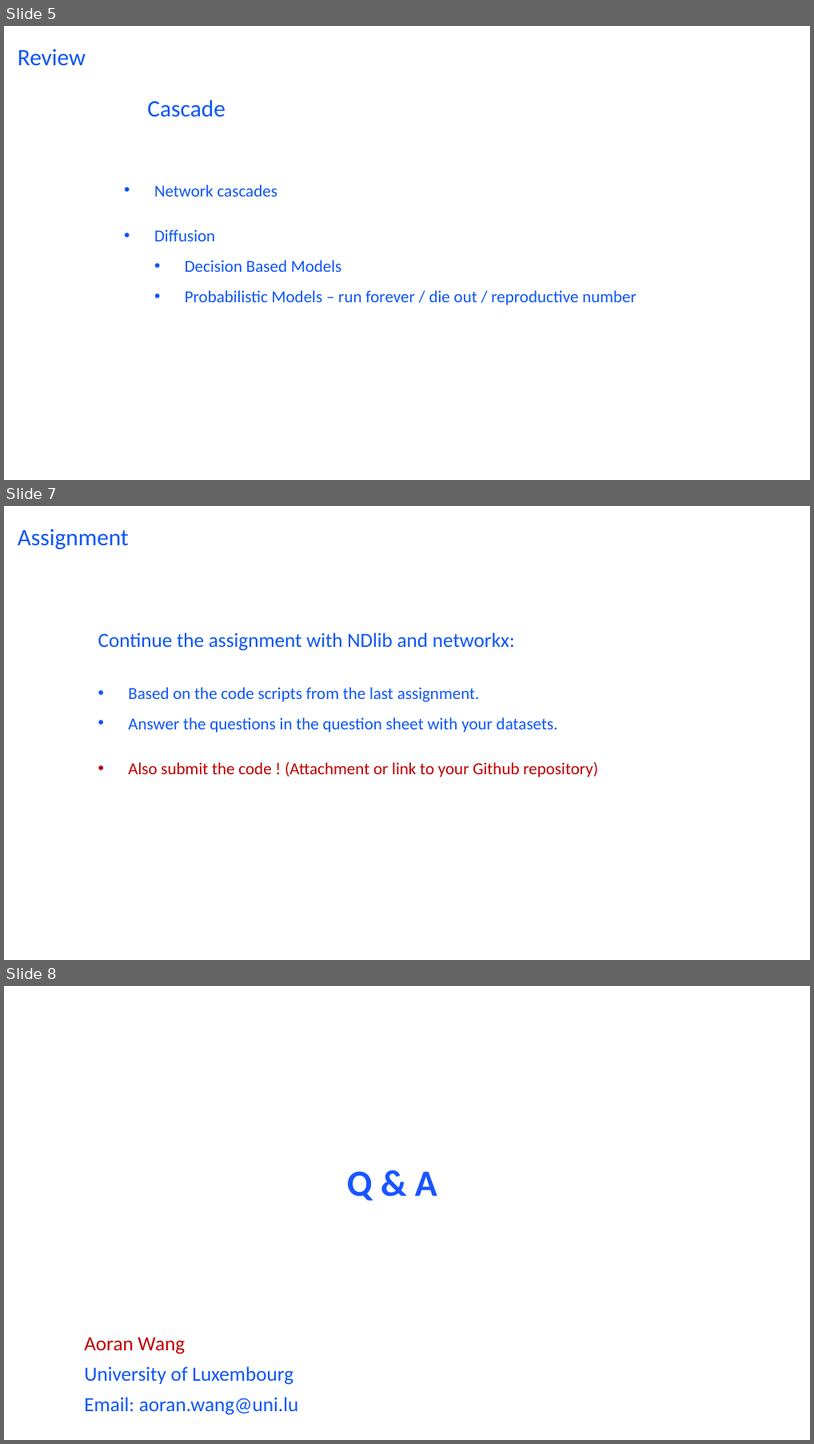
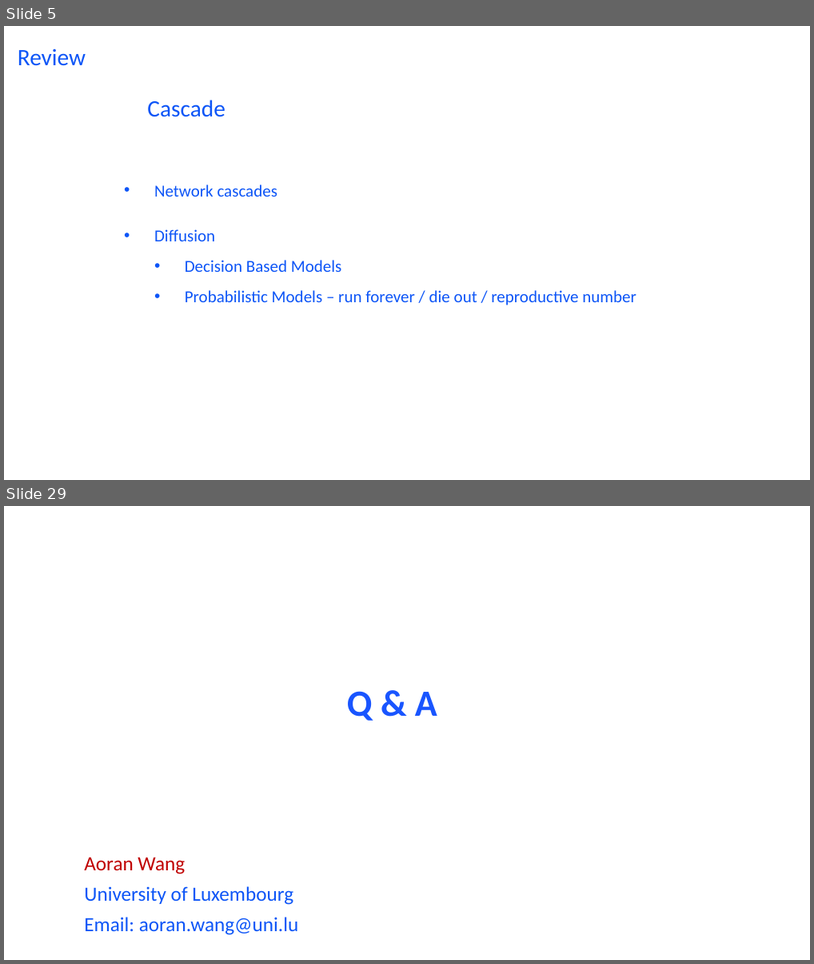
Before and after one commit to wang422003/Complex-Networks_exercise, a slide deck: Slides/Exercise7.pptx. Shown one above the other, each under a label of ours: slides 5, 7 and 8 before the commit, slides 5 and 29 after it; the slides between them are not shown. The pictures are 814x1444 and 814x964 pixels, drawn with LibreOffice and Linux fonts; fonts in the diff are those of the drawing. Boxes give left, top, right and bottom in pixels: in the first picture for what was removed or moved away, otherwise in the second. Text is boxed around its words. In the diff, an @@ line names an element or a change of style, - is before the commit and + after.

```diff
--- a/Slides/Exercise7.pptx
+++ b/Slides/Exercise7.pptx
@@ slide 7 removed at box(4, 506, 810, 960), background #FFFFFF @@
@@ title removed at box(18, 529, 129, 549) @@
-Assignment
@@ text removed at box(98, 632, 598, 777) @@
-Continue the assignment with NDlib and networkx:
-• Based on the code scripts from the last assignment.
-• Answer the questions in the question sheet with your datasets.
-• Also submit the code ! (Attachment or link to your Github repository)
@@ what was slide 8 is now slide 29 @@
```
Also in this commit, not shown: 23 slides added, 1 other slide removed, 1 other file.
